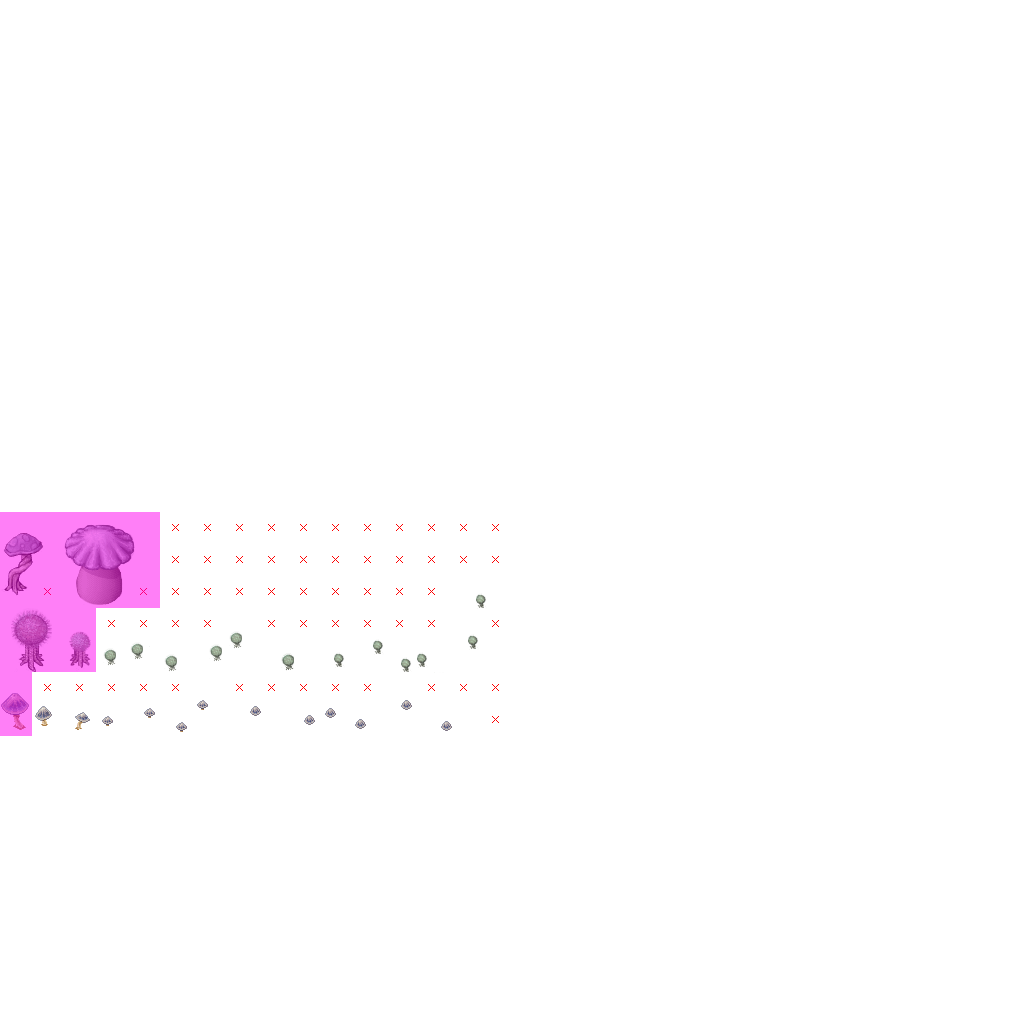
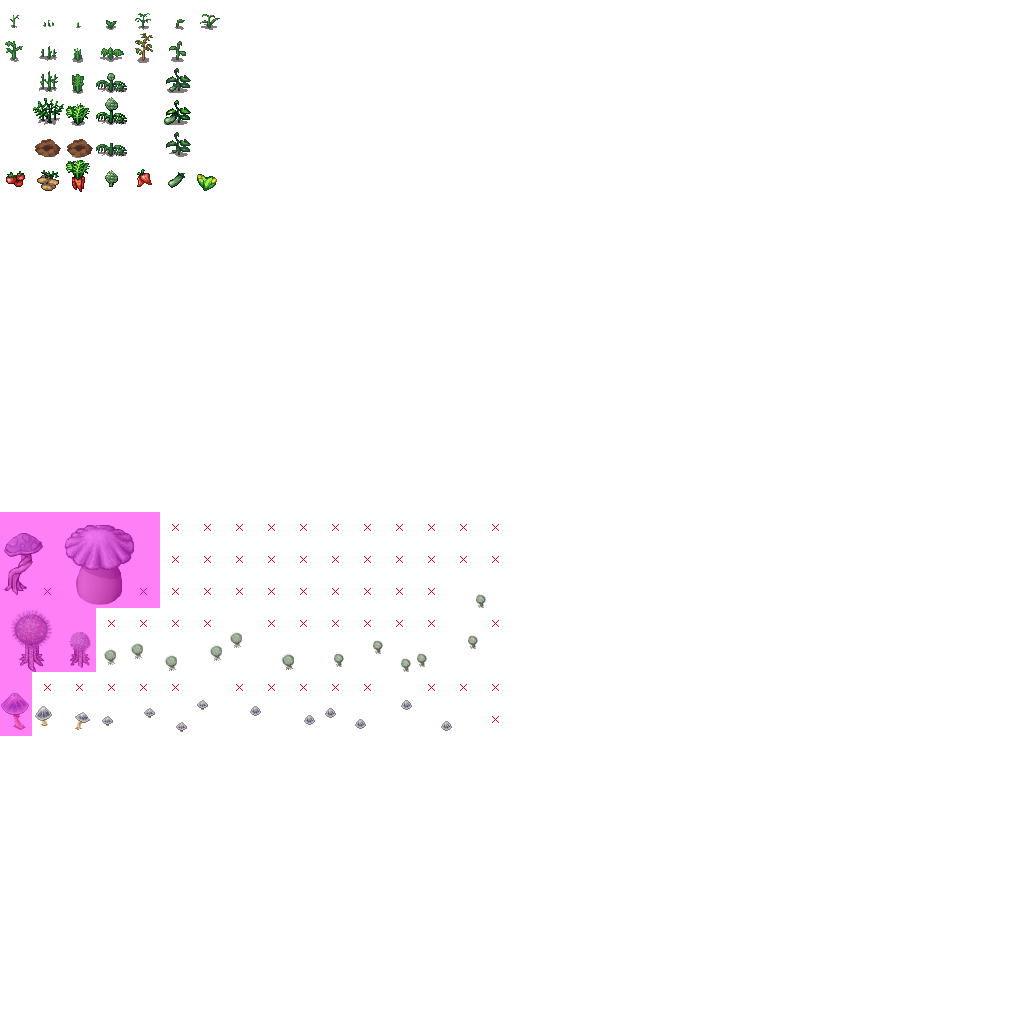
Comparing the layer stacks of the two 1024×1024 images. Changes:
painted on "Hintergrund" over [5, 13, 220, 192]
